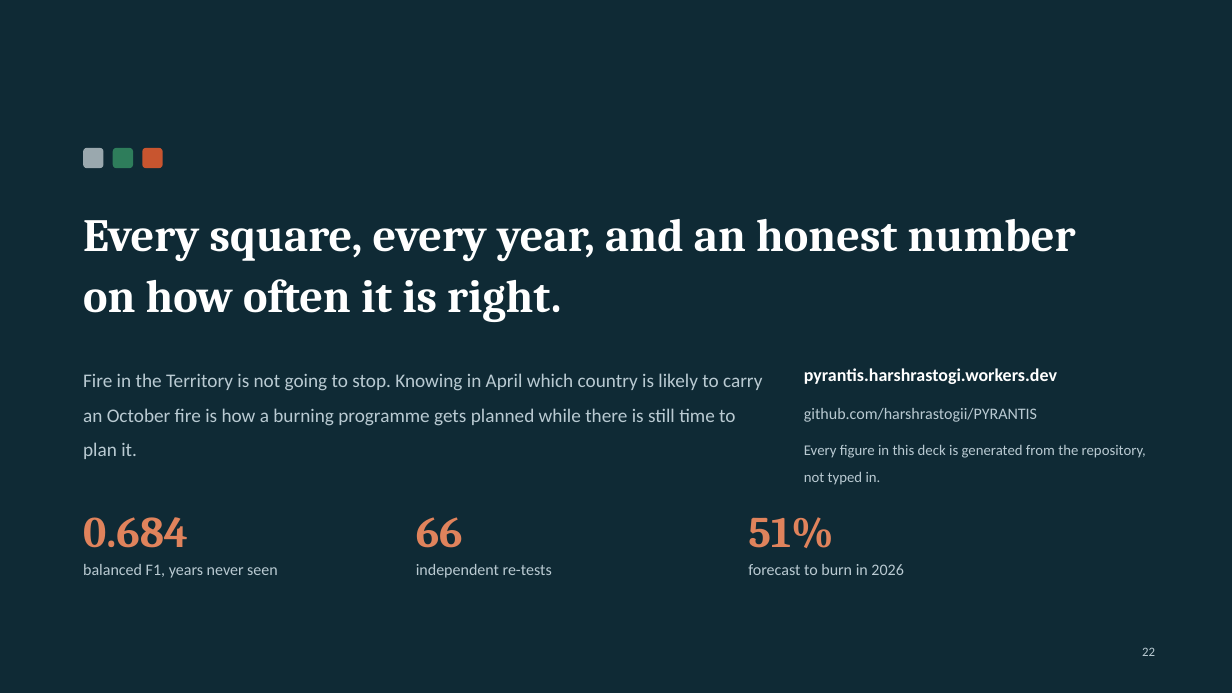
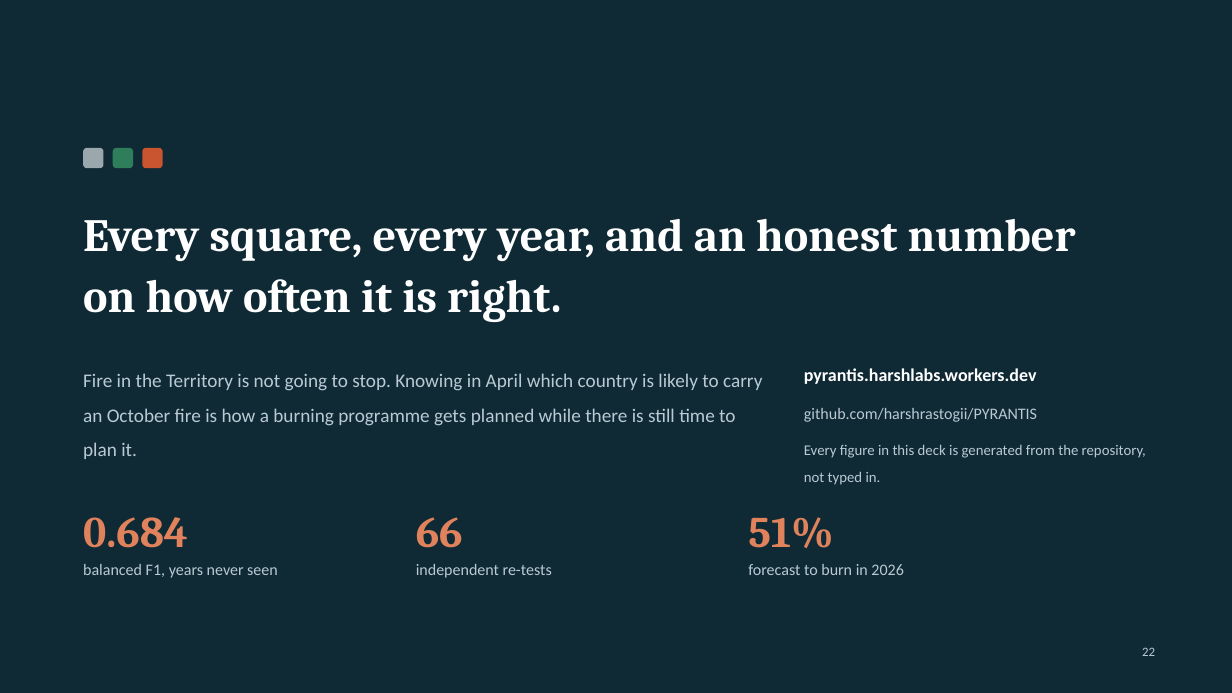
Before and after one commit to harshrastogii/PYRANTIS, a slide deck: slide 22 of reports/PYRANTIS_presentation.pptx. Drawn at 1232x693 pixels with LibreOffice and Linux fonts; fonts in the diff are those of the drawing. Boxes give left, top, right and bottom in pixels: in the first picture for what was removed or moved away, otherwise in the second. Text is boxed around its words. In the diff, an @@ line names an element or a change of style, - is before the commit and + after.

Commit message:
point the deck and script at the URL that actually resolves
pyrantis.harshrastogi.workers.dev does not exist -- the workers.dev subdomain
is harshlabs. The cover slide, the closing slide and the script cover all
carried the dead address.

```diff
--- a/reports/PYRANTIS_presentation.pptx
+++ b/reports/PYRANTIS_presentation.pptx
@@ text at [804, 368, 1037, 384]: text changed @@
-pyrantis.harshrastogi.workers.dev
+pyrantis.harshlabs.workers.dev
```
Also in this commit, not shown: 1 other slide changed, 5 other files.
